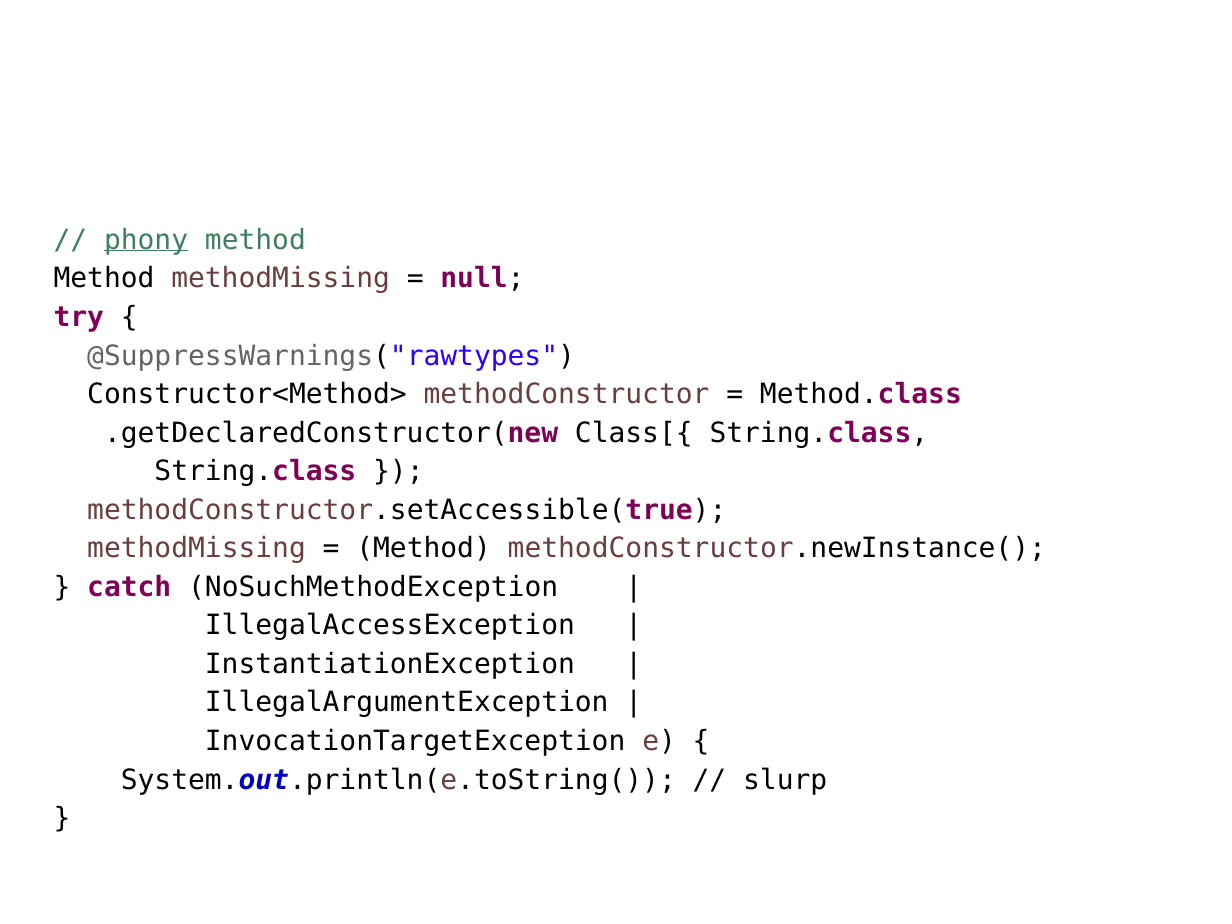
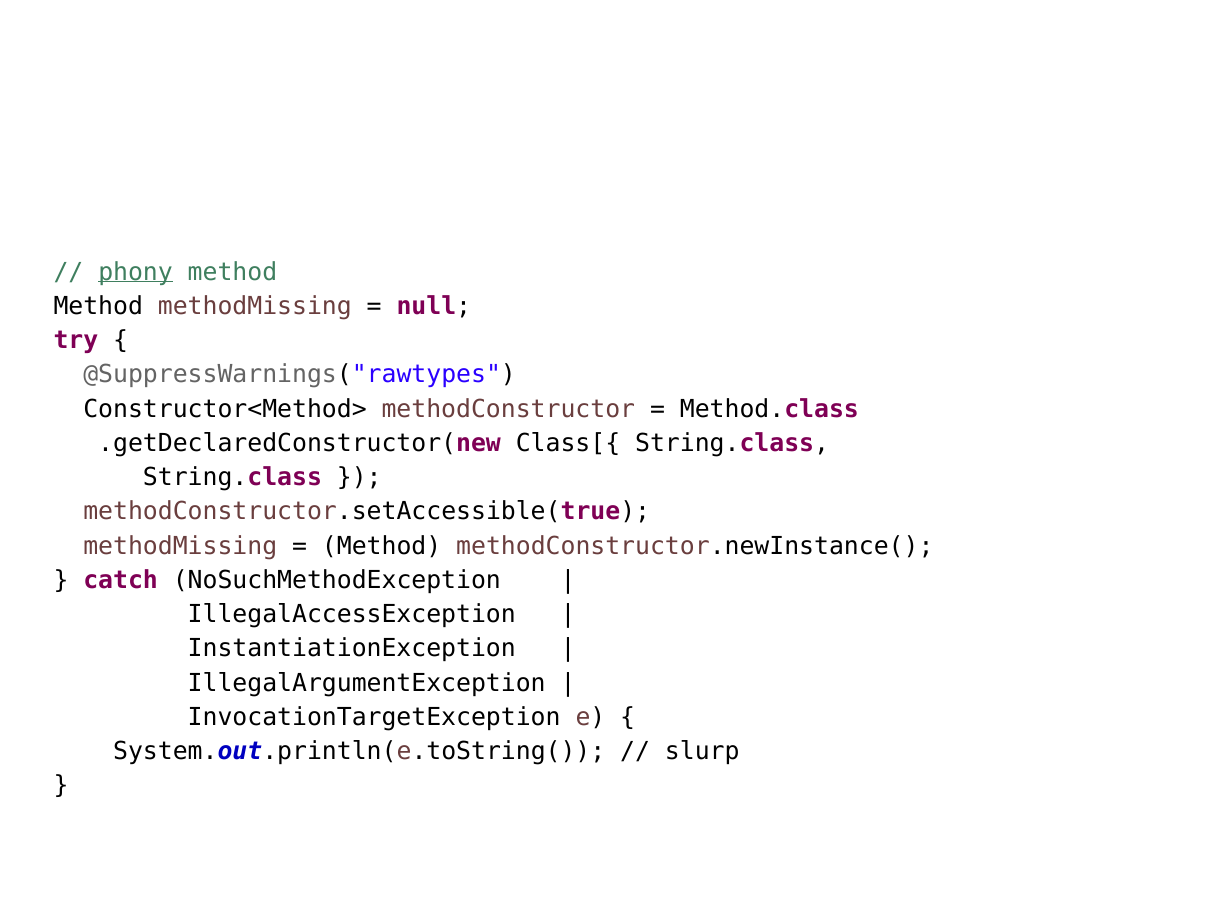
Before and after one commit to sergueik/SKDF, a slide deck: slide 20 of SKDF.odp (slide 15 before the commit). Drawn at 1232x924 pixels with LibreOffice and Linux fonts; fonts in the diff are those of the drawing; background and template pictures are left out. Boxes give left, top, right and bottom in pixels: in the first picture for what was removed or moved away, otherwise in the second. Text is boxed around its words. In the diff, an @@ line names an element or a change of style, - is before the commit and + after.

```diff
--- a/SKDF.odp
+++ b/SKDF.odp
@@ text "// phony method": place and size @@
-text "// phony method" at <box>54,227,1046,794</box>
+text "// phony method" at <box>54,261,933,765</box>
@@ text "// phony method" at <box>54,261,933,765</box>: size 18 to 16 pt @@
```
Also in this commit, not shown: 9 other slides changed, 6 slides added, 1 other file.
